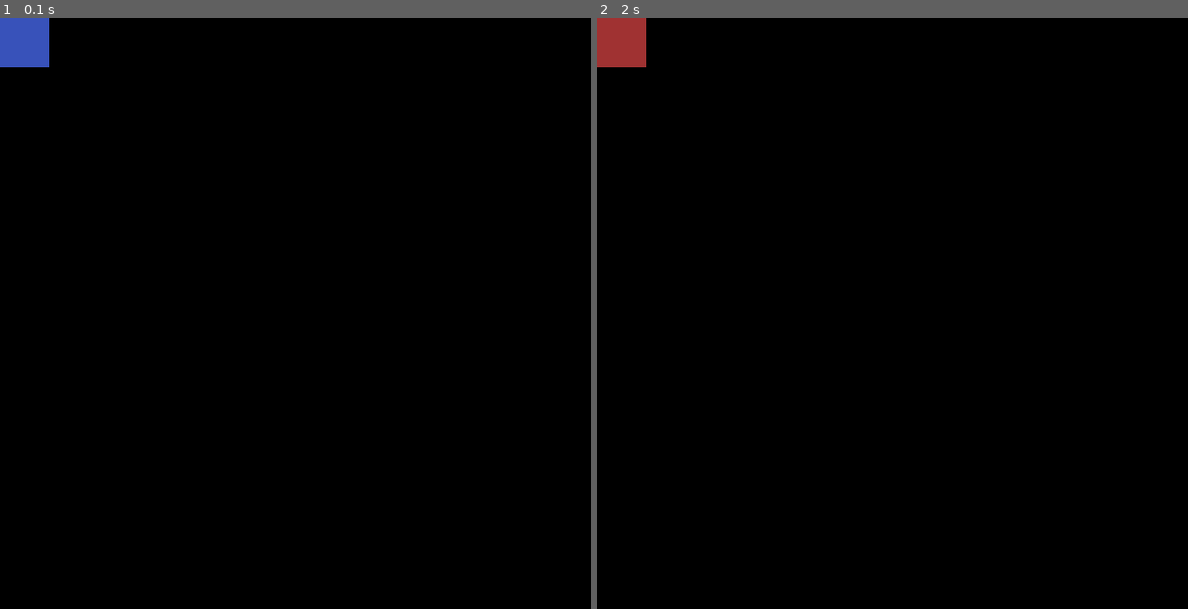
Above: before the commit, frames 1-2 (left to right).
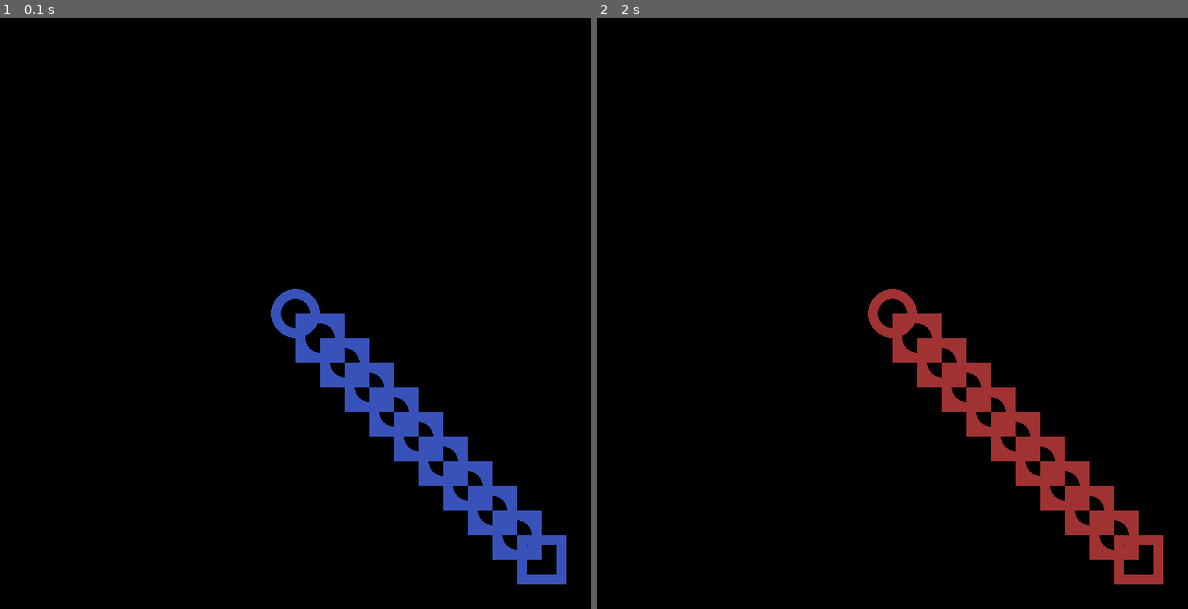
Above: after the commit, the same moments.

Repository: visyuvi/ProgTutsPygame
Game: pygame game, started from BasicShapes.py
Same seed, same stepped clock (60 frames per second), same inputs: the game is played once before the commit and once after it.
Inputs:
- Up to frame 1 (0.1 s): no input
- Up to frame 2 (2 s): hold Down 0.33-0.8 s; hold Down 0.83-1.2 s; hold Down 1.23-1.53 s; hold Down 1.57-1.93 s; hold Down from 1.97 s (still down)

The runs differ from the first frame. In frame 1, 5.2% of the frame differs, in the area x 0-96%, y 0-96%; in frame 2, 5.2%.

Commit message:
Code to draw multiple rectangles and circles starting at 300,300

Diff:
--- a/BasicShapes.py
+++ b/BasicShapes.py
@@ -12,6 +12,12 @@
 def main():
     done = False
     isBlue = True
+
+    x = 300
+    y = 300
+    w = 50
+    h = 50
+
     while not done:
         screen.fill((0, 0, 0))
         # go through the event queue
@@ -25,8 +31,11 @@
             color = (56, 82, 186)  # 0 - 255
         else:
             color = (160, 50, 50)
-        rectangle1 = p.Rect(0, 0, 50, 50)
-        p.draw.rect(screen, color, rectangle1)  # x, y, width, height
+
+        for i in range(10):
+            rectangle1 = p.Rect(x + 25 * i, y + 25 * i, w, h)  # x, y, width, height
+            p.draw.rect(screen, color, rectangle1, width=10)
+            p.draw.circle(screen, color, (x + 25 * i, y + 25 * i), 25, 10)
         p.display.flip()  # redraws the display
         clock.tick(30)  # max out af 30 fps
 
